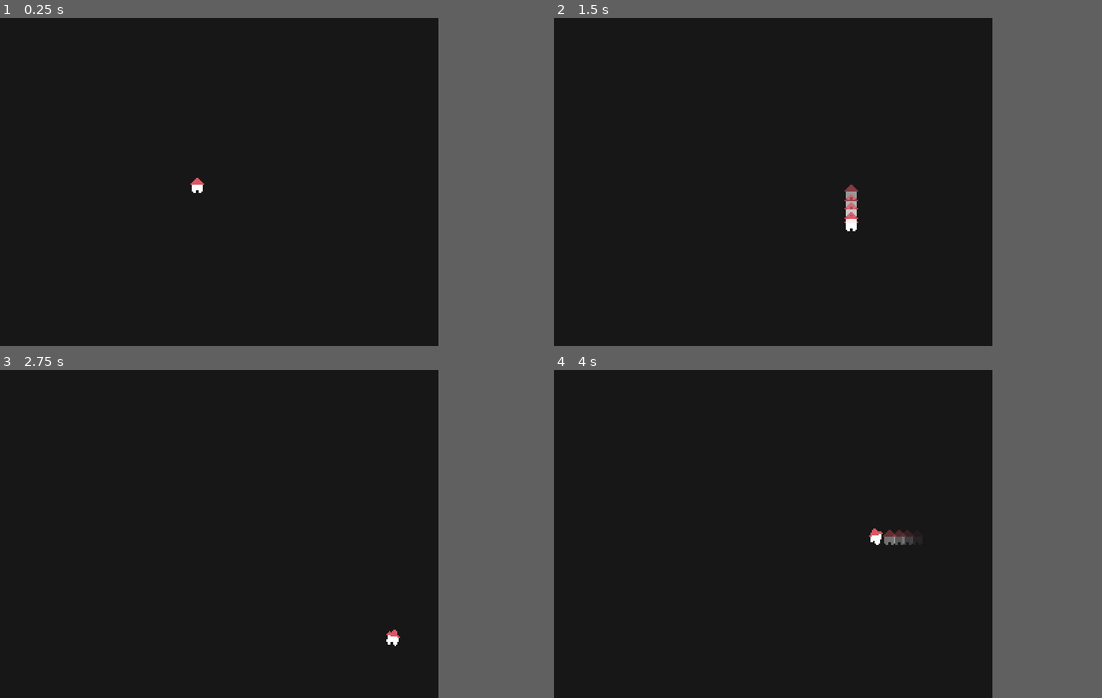
Above: before the commit, frames 1-4 (two rows, left to right).
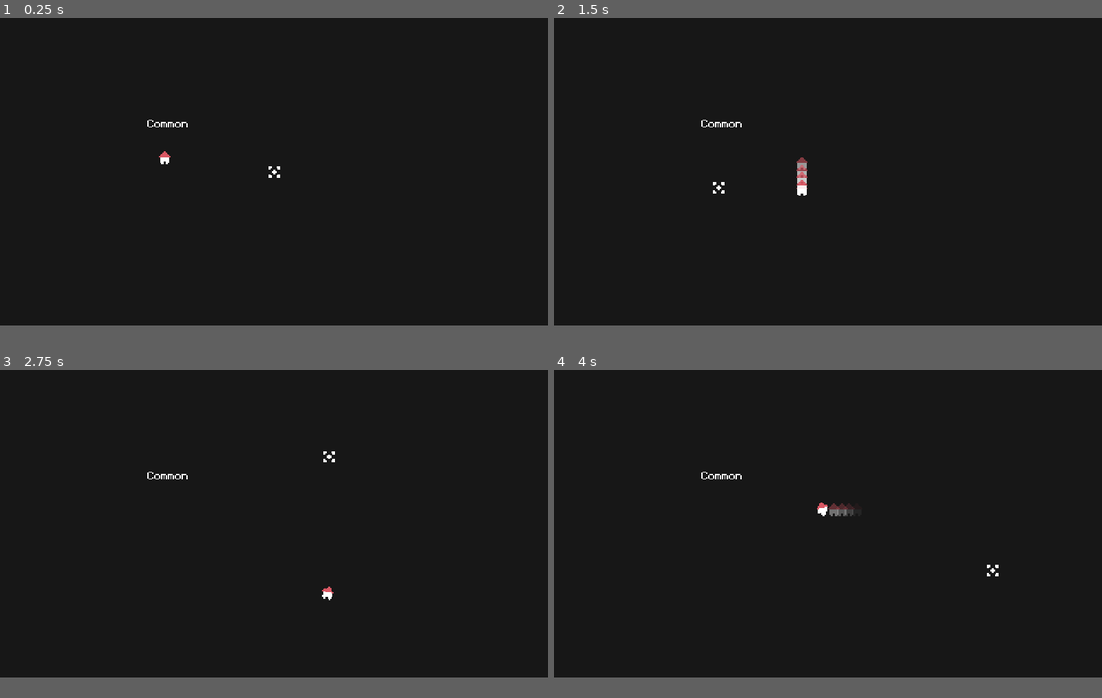
Above: after the commit, the same moments.

Repository: deltea/brj-exchange
Game: Godot game, scene res://game.tscn
Two runs of this game, one before a commit and one after it. Both use one fixed random seed, a clock stepped at 60 frames per second and the inputs below.
Inputs (mouse positions are in pixels of both pictures, inside the frame that each line leads up to):
- Up to frame 1 (0.25 s): no input
- Up to frame 2 (1.5 s): tap Enter at 0.5 s; move the mouse to (871, 165) at 0.52 s; hold D (right) 0.53-1.28 s; tap Space (dash) at 0.6, 1.35 s; move the mouse to (685, 198) at 1.27 s; hold S (down) from 1.28 s (still down)
- Up to frame 3 (2.75 s): move the mouse to (263, 461) at 2.02 s; release S (down) at 2.03 s; hold D (right) from 2.03 s (still down); tap Space (dash) at 2.1 s
- Up to frame 4 (4 s): move the mouse to (751, 599) at 2.77 s; release D (right) at 2.78 s; hold W (up) 2.78-3.53 s; tap Space (dash) at 2.85, 3.6 s; move the mouse to (904, 583) at 3.52 s; hold A (left) from 3.53 s (still down)
In our replay, the window is 640x480 before the commit and 800x450 after it. These sizes can differ from the game's own. Grey fills any space a smaller window leaves; there, only what the larger window draws over its background counts as a difference.

The runs differ from the first frame. In frame 1, 0.2% of the frame differs, in the area x 26-52%, y 31-54%; in frame 2, 0.6%; in frame 3, 0.2%; in frame 4, 0.6%, in the area x 26-82%, y 31-63%.

Commit message:
🖱️ nice fonts and a cursor

Diff:
--- /dev/null
+++ b/cursor.gd
@@ -0,0 +1,8 @@
+extends Sprite2D
+
+func _ready() -> void:
+	Input.mouse_mode = Input.MOUSE_MODE_HIDDEN
+
+func _process(delta: float) -> void:
+	var target = get_global_mouse_position()
+	position = target
--- /dev/null
+++ b/cursor.tscn
@@ -0,0 +1,9 @@
+[gd_scene load_steps=3 format=3 uid="uid://b5ii0oh7b1hwh"]
+
+[ext_resource type="Texture2D" uid="uid://4mdvsxk6y5dj" path="res://assets/cursor.png" id="1_7mwta"]
+[ext_resource type="Script" path="res://cursor.gd" id="1_a2jbb"]
+
+[node name="Cursor" type="Sprite2D"]
+z_index = 1000
+texture = ExtResource("1_7mwta")
+script = ExtResource("1_a2jbb")
--- a/game.tscn
+++ b/game.tscn
@@ -1,8 +1,22 @@
-[gd_scene load_steps=2 format=3 uid="uid://dkleaeatsa8o"]
+[gd_scene load_steps=4 format=3 uid="uid://dkleaeatsa8o"]
 
 [ext_resource type="PackedScene" uid="uid://did6o62ni3sjp" path="res://player.tscn" id="1_3j88b"]
+[ext_resource type="FontFile" uid="uid://dw82ff1gmdlec" path="res://assets/fonts/monogram.ttf" id="1_tyi4b"]
+
+[sub_resource type="LabelSettings" id="LabelSettings_dv8b1"]
+font = ExtResource("1_tyi4b")
 
 [node name="Game" type="Node2D"]
 
+[node name="CanvasLayer" type="CanvasLayer" parent="."]
+
+[node name="Label" type="Label" parent="CanvasLayer"]
+offset_left = 129.0
+offset_top = 85.0
+offset_right = 159.0
+offset_bottom = 101.0
+text = "Common"
+label_settings = SubResource("LabelSettings_dv8b1")
+
 [node name="Player" parent="." instance=ExtResource("1_3j88b")]
 position = Vector2(144, 122)
--- a/project.godot
+++ b/project.godot
@@ -20,13 +20,14 @@
 Globals="*res://autoloads/Globals.gd"
 Events="*res://autoloads/Events.gd"
 SceneManager="*res://autoloads/scene_manager.tscn"
+Cursor="*res://cursor.tscn"
 
 [display]
 
-window/size/viewport_width=320
-window/size/viewport_height=240
-window/size/window_width_override=1280
-window/size/window_height_override=960
+window/size/viewport_width=480
+window/size/viewport_height=270
+window/size/window_width_override=1440
+window/size/window_height_override=810
 window/stretch/mode="viewport"
 
 [input]
Binary file added: assets/cursor.png
Not shown, added: assets/cursor.png.import
Binary file added: assets/fonts/m5x7.ttf
Not shown, added: assets/fonts/m5x7.ttf.import
Binary file added: assets/fonts/monogram.ttf
Not shown, added: assets/fonts/monogram.ttf.import
